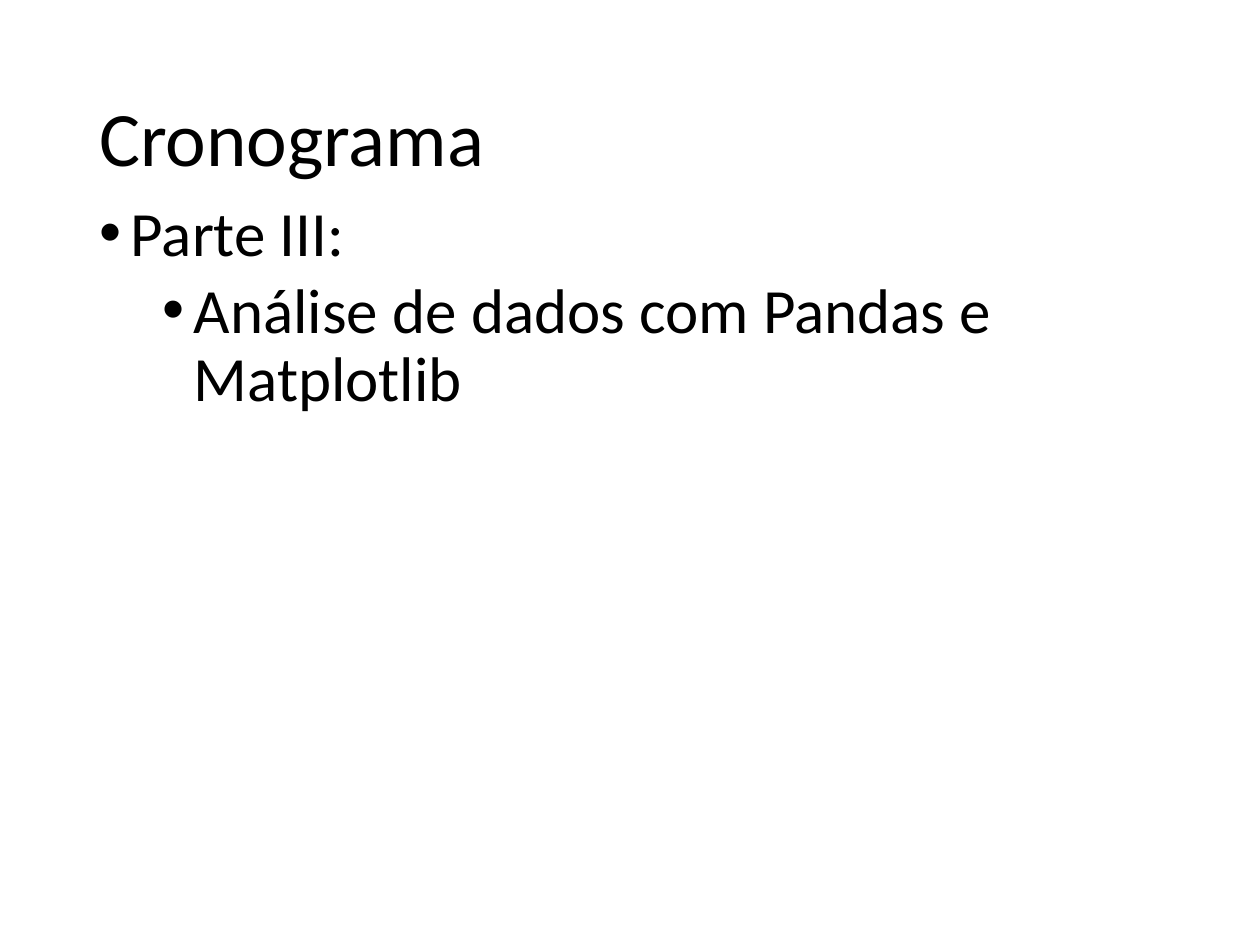
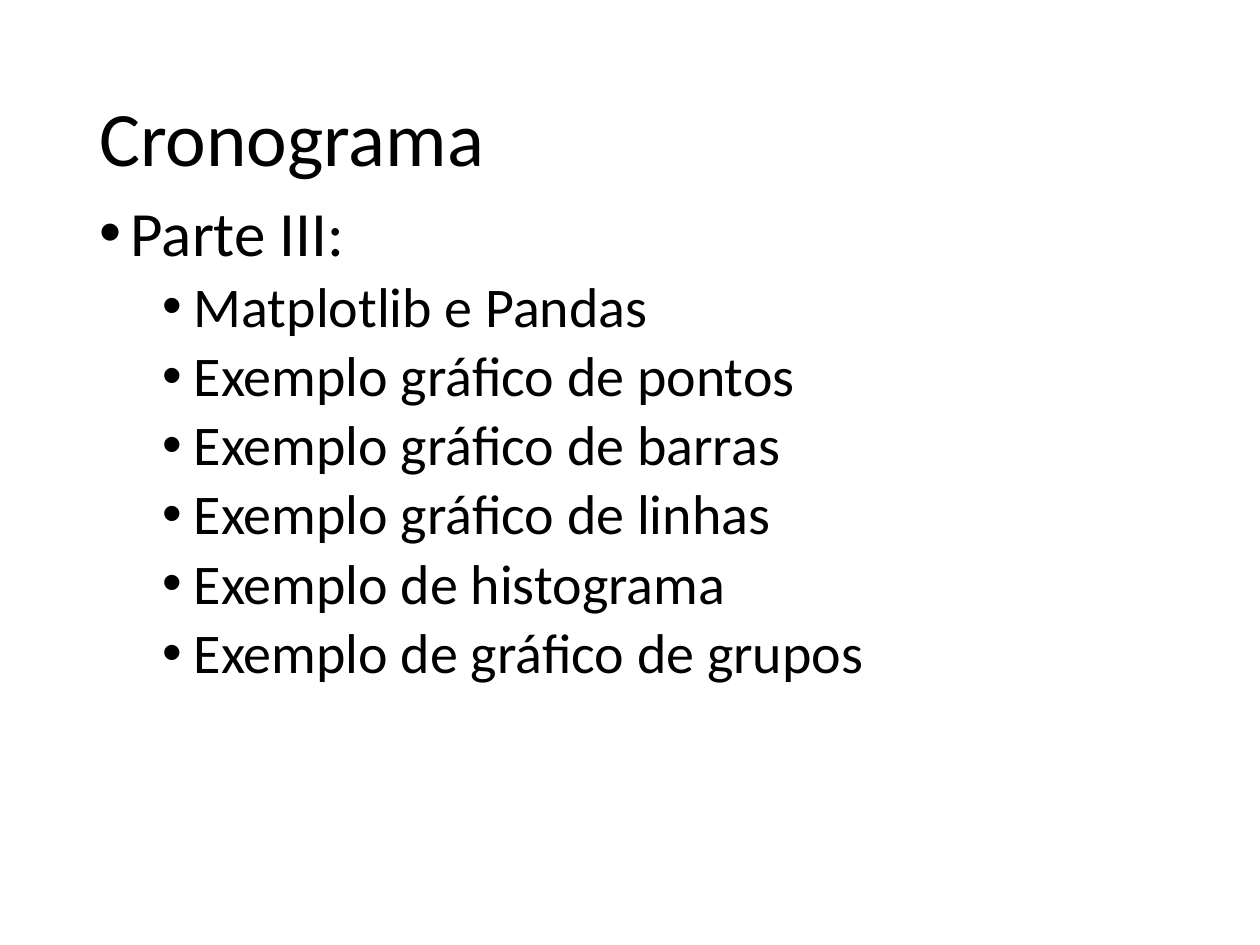
Before and after one commit to fernandoFernandeSantos/minicurso_python_2019, a slide deck: slide 86 of aula.pptx. Drawn at 1260x945 pixels with LibreOffice and Linux fonts; fonts in the diff are those of the drawing. Boxes give left, top, right and bottom in pixels: in the first picture for what was removed or moved away, otherwise in the second. Text is boxed around its words. In the diff, an @@ line names an element or a change of style, - is before the commit and + after.

```diff
--- a/aula.pptx
+++ b/aula.pptx
@@ text at box(194, 288, 863, 683): text changed; size 36 to 32 pt @@
-  • Análise de dados com Pandas e Matplotlib
+  • Matplotlib e Pandas
+  • Exemplo gráfico de pontos
+  • Exemplo gráfico de barras
+  • Exemplo gráfico de linhas
+  • Exemplo de histograma
+  • Exemplo de gráfico de grupos
```
Also in this commit, not shown: 14 other slides changed, 11 slides added, 2 slides removed, 1 other file.
